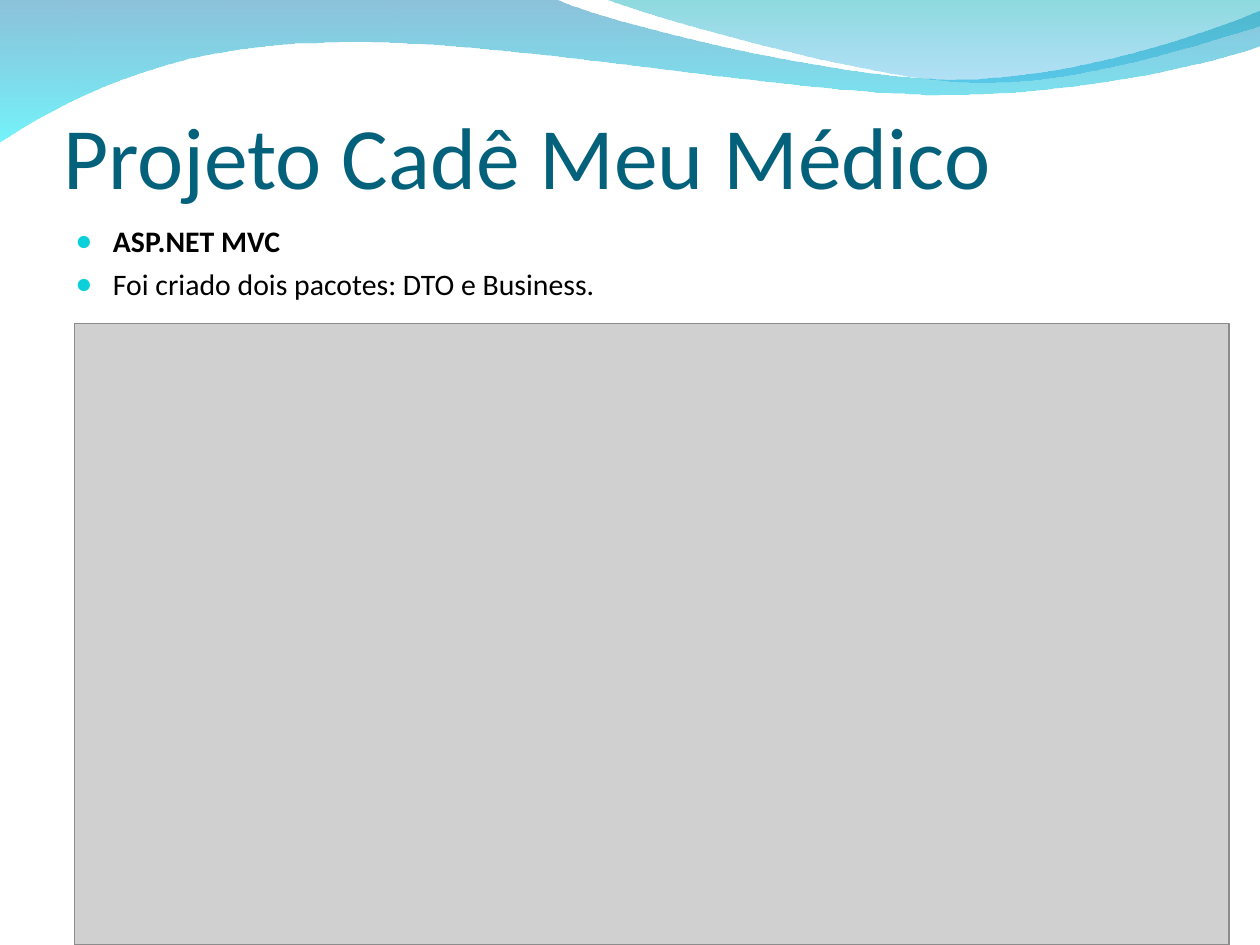
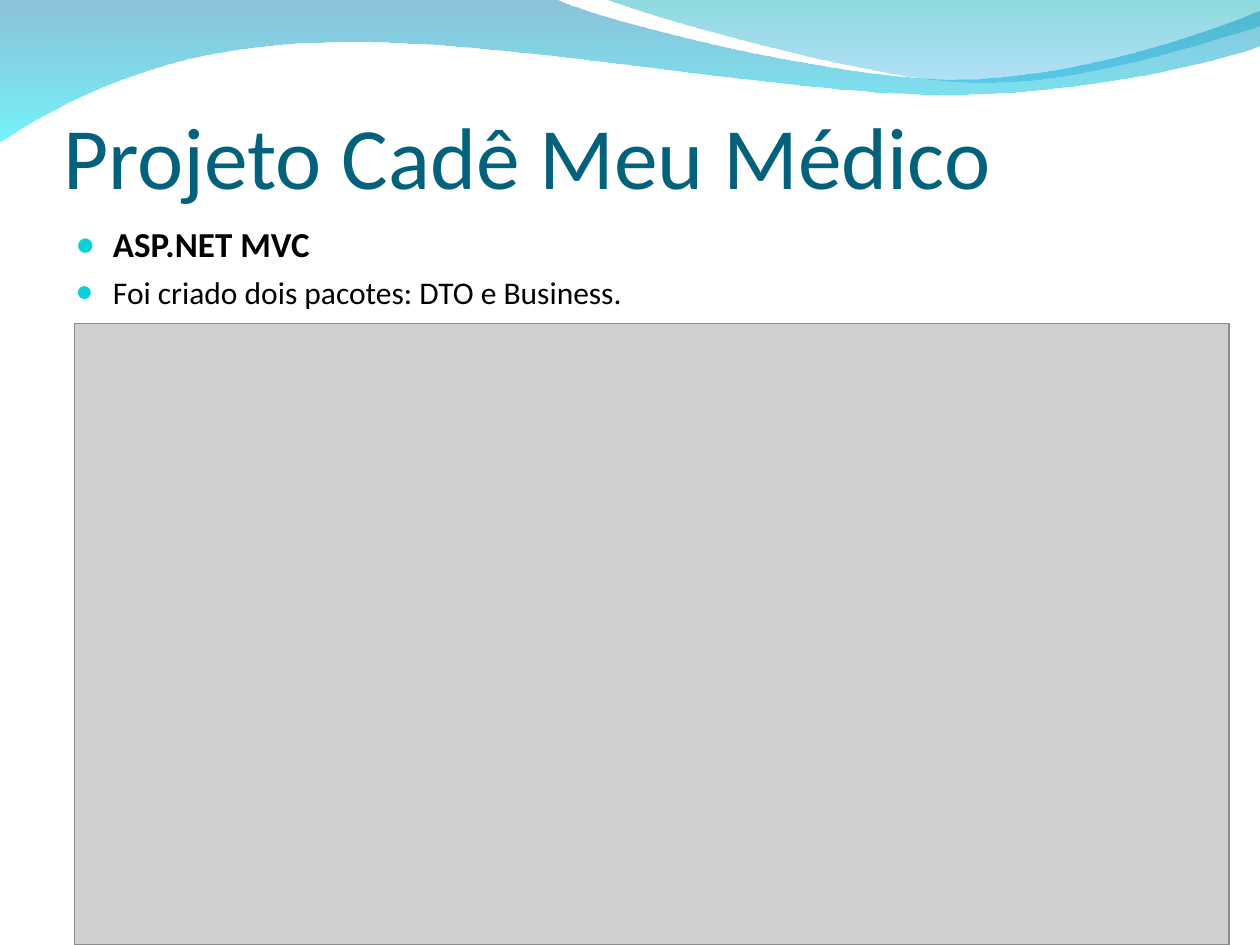
Before and after one commit to wandersonalvesrodrigues/Apresentacao_ASP.NET_MVC, a slide deck: slide 28 of ASP.NET MVC.ppt (slide 24 before the commit). Drawn at 1260x945 pixels with LibreOffice and Linux fonts; fonts in the diff are those of the drawing; grey boxes stand for pictures; background and template pictures are left out. Boxes give left, top, right and bottom in pixels: in the first picture for what was removed or moved away, otherwise in the second. Text is boxed around its words. In the diff, an @@ line names an element or a change of style, - is before the commit and + after.

```diff
--- a/ASP.NET MVC.ppt
+++ b/ASP.NET MVC.ppt
@@ text "ASP.NET MVC" at (x1=113, y1=234, x2=622, y2=309): size 17 to 20 pt in "ASP.NET MVC"; size 17 to 18 pt in "Foi criado dois pacotes: DTO e Business." @@
```
Also in this commit, not shown: 4 other slides changed, 19 slides added, 1 slide removed, 17 other files.
